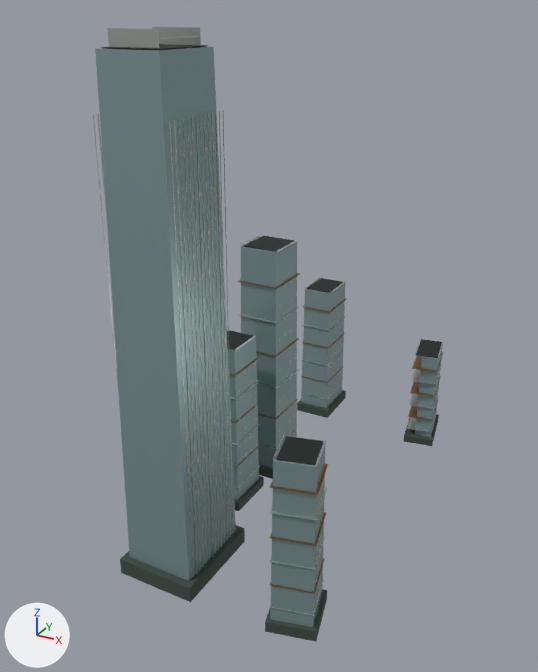
The Blender file landmarks/assets/shenzhen-bay-one.blend: old version first, new version second.
Camera for both pictures: a camera (50 mm lens) standing at (231.0, -464.0, 360.0) and looking at (-8.0, -28.0, 142.0). Arrows for +X, +Y and +Z are at lower left; the lights stay in place. The picture after the commit comes second.

Objects in the first picture: 'crown_frame', 'envelope', 'fins', 'floor_bands', 'floor_bands.001', 'podium', 'roof_deck' and 2 more.
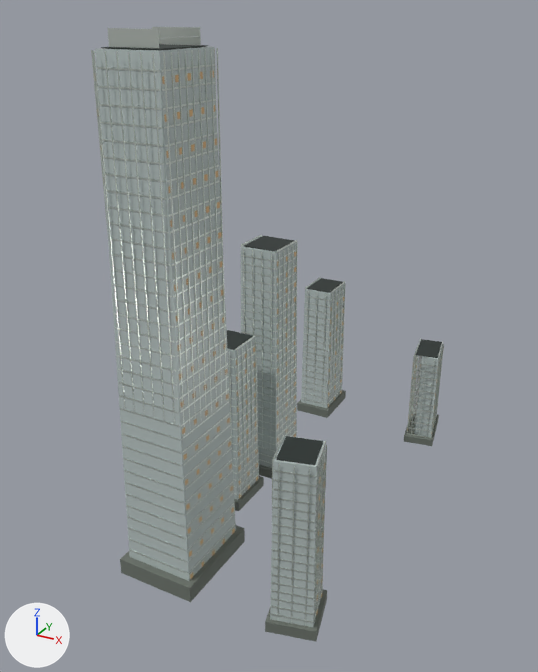
The change, as a list of edits to the scene's bpy script:
```text
Change mat_glass:
    mat_glass.base_color: (0.27, 0.381, 0.392) -> (0.558, 0.644, 0.631)  # grey #8ea6a8 -> light grey #c5d2d0
    mat_glass.roughness: 0.24 -> 0.16
Change mat_stone:
    mat_stone.base_color: (0.0452, 0.0704, 0.0545) -> (0.153, 0.175, 0.15)  # greyish green #3c4b42 -> grey #6d746c
Change me_fins:
    used by ob_fins; location = (0.0, 0.0, 0.0)
    remove me_fins.from_pydata(...)  # 672 vertices, 168 faces; spans x -53.0..-2.0, y -144.0..-93.0, z 1.0..307.0
    add me_fins.from_pydata(...)  # 2688 vertices, 672 faces; spans x -52.0..85.0, y -148.0..153.0, z 0.0..340.0
    me_fins part 1: the loose piece of 4 vertices spanning x -2.0, y -93.0, z 1.0..307.0 is rebuilt with 4 vertices and now spans x -4.0, y -95.0..-94.0, z 0.0..340.0
    me_fins part 2: the loose piece of 4 vertices spanning x -2.0, y -93.0, z 1.0..307.0 is rebuilt with 4 vertices and now spans x -5.0..-4.0, y -94.0, z 0.0..340.0
    me_fins part 3: the loose piece of 4 vertices spanning x -2.0, y -93.0, z 1.0..307.0 is rebuilt with 4 vertices and now spans x -5.0..-4.0, y -95.0, z 0.0..340.0
    me_fins part 4: the loose piece of 4 vertices spanning x -2.0, y -97.0, z 1.0..307.0 is rebuilt with 4 vertices and now spans x -4.0, y -101.0..-100.0, z 0.0..340.0
    me_fins part 5: the loose piece of 4 vertices spanning x -2.0, y -97.0, z 1.0..307.0 is rebuilt with 4 vertices and now spans x -5.0..-4.0, y -100.0, z 0.0..340.0
    me_fins part 6: the loose piece of 4 vertices spanning x -2.0, y -97.0, z 1.0..307.0 is rebuilt with 4 vertices and now spans x -5.0..-4.0, y -101.0, z 0.0..340.0
    me_fins part 7: the loose piece of 4 vertices spanning x -2.0, y -101.0, z 1.0..307.0 is rebuilt with 4 vertices and now spans x -4.0, y -107.0..-106.0, z 0.0..340.0
    me_fins part 8: the loose piece of 4 vertices spanning x -2.0, y -101.0, z 1.0..307.0 is rebuilt with 4 vertices and now spans x -5.0..-4.0, y -106.0, z 0.0..340.0
    me_fins part 9: the loose piece of 4 vertices spanning x -2.0, y -101.0, z 1.0..307.0 is rebuilt with 4 vertices and now spans x -5.0..-4.0, y -107.0, z 0.0..340.0
    me_fins part 10: the loose piece of 4 vertices spanning x -2.0, y -105.0, z 1.0..307.0 is rebuilt with 4 vertices and now spans x -4.0, y -113.0..-112.0, z 0.0..340.0
    me_fins part 11: the loose piece of 4 vertices spanning x -2.0, y -105.0, z 1.0..307.0 is rebuilt with 4 vertices and now spans x -5.0..-4.0, y -112.0, z 0.0..340.0
    me_fins part 12: the loose piece of 4 vertices spanning x -2.0, y -105.0, z 1.0..307.0 is rebuilt with 4 vertices and now spans x -5.0..-4.0, y -113.0, z 0.0..340.0
    me_fins part 13: 116 loose pieces with 464 vertices, spanning x -53.0..-2.0, y -144.0..-93.0, z 1.0..307.0, are deleted
    me_fins part 14: 64 vertices removed from x -53.0..-52.0, y -136.0..-121.0, z 1.0..307.0; 2544 vertices added at x -52.0..85.0, y -148.0..153.0, z 0.0..340.0
    other edits to the shape of me_fins do not show in these pictures
Remove ob_floor_bands_001:
    ob_floor_bands_001 = bpy.data.objects.new('floor_bands.001', me_floor_bands_001)
    ob_floor_bands_001.location = (0.0, 0.0, 0.0)
```

Changed parts and their boxes (x1, y1, x2, y2) in the pictures (538 x 672 px):
'envelope', recoloured, surface changed (grey to light grey): (95, 46, 443, 627) in both
'fins', reshaped (151% wider, 24% taller): before (93, 111, 233, 577); after (91, 48, 444, 626)
'podium', recoloured: (120, 390, 439, 642) in both
'floor_bands.001', deleted: before (230, 273, 443, 593)
part 1 of me_fins, rebuilt: before (223, 113, 233, 502); after (217, 48, 227, 401)
part 2 of me_fins, rebuilt (not visible afterwards): before (223, 122, 233, 522)
part 3 of me_fins, rebuilt (not visible before): after (216, 48, 226, 370)
part 4 of me_fins, rebuilt: before (219, 111, 231, 537); after (211, 49, 222, 402)
part 5 of me_fins, rebuilt (not visible afterwards): before (219, 112, 230, 521)
part 6 of me_fins, rebuilt (not visible before): after (210, 49, 222, 403)
part 7 of me_fins, rebuilt: before (216, 115, 228, 525); after (205, 49, 217, 403)
part 8 of me_fins, rebuilt (not visible afterwards): before (215, 112, 228, 540)
part 9 of me_fins, rebuilt (not visible before): after (204, 49, 216, 385)
part 10 of me_fins, rebuilt: before (212, 127, 225, 540); after (199, 56, 212, 413)
part 11 of me_fins, rebuilt (not visible afterwards): before (211, 112, 225, 544)
part 12 of me_fins, rebuilt (not visible before): after (198, 50, 211, 393)
part 13 of me_fins, deleted (mostly hidden): before (93, 113, 222, 577)
part 14 of me_fins, built on: after (91, 48, 444, 626)
'floor_bands', unchanged, uncovered by the edit: before (230, 306, 442, 616); after (97, 64, 438, 623)
'night_windows', unchanged, uncovered by the edit: before (100, 145, 438, 585); after (162, 70, 438, 613)
